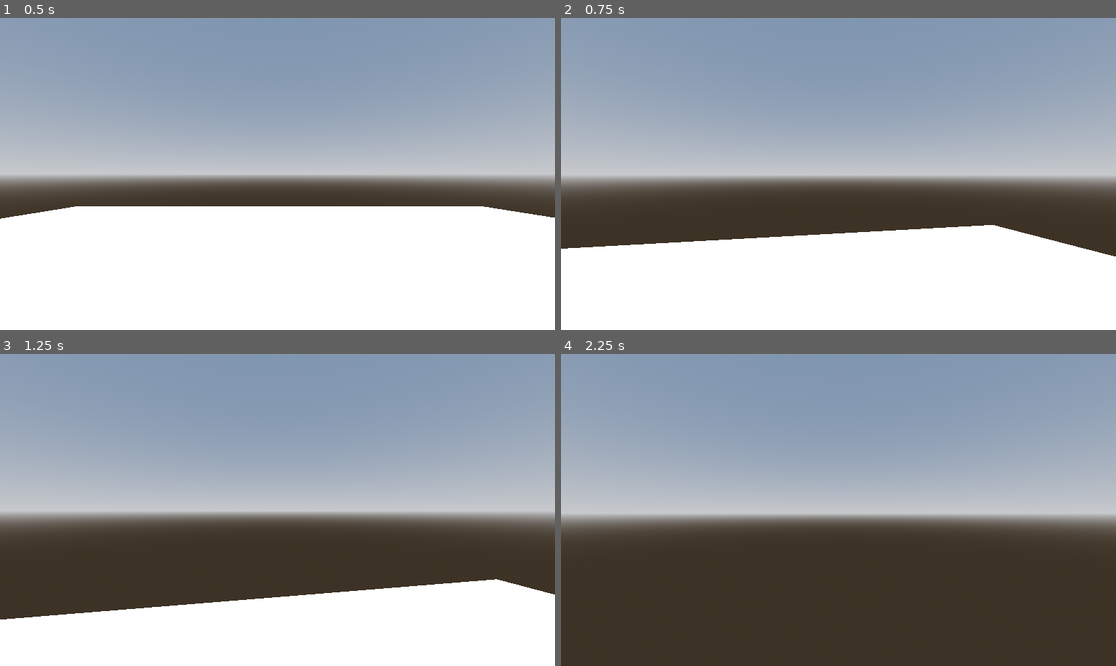
Above: before the commit, frames 1-4 (two rows, left to right).
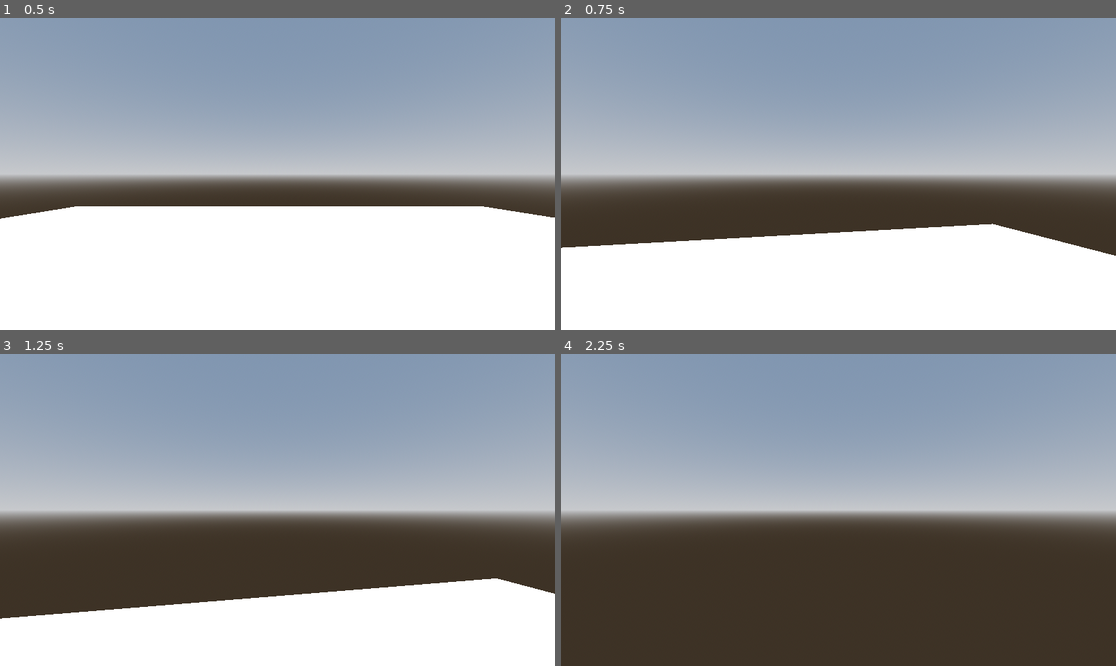
Above: after the commit, the same moments.

Repository: MrDragonMister/Raid_And_Rescue
Game: Godot game, scene res://node.tscn
The game is run twice, just before and just after one commit, with the same random seed, the same clock (stepped at 60 frames per second) and the same inputs.
Inputs (mouse positions are in pixels of both pictures, inside the frame that each line leads up to):
- Up to frame 1 (0.5 s): no input
- Up to frame 2 (0.75 s): tap Enter (ui_accept) at 0.5 s; move the mouse to (866, 174) at 0.52 s; hold Up (ui_up) from 0.53 s (still down)
- Up to frame 3 (1.25 s): keep holding Up (ui_up); tap Enter (ui_accept) at 0.77 s
- Up to frame 4 (2.25 s): keep holding Up (ui_up); move the mouse to (810, 510) at 1.27 s; tap Enter (ui_accept) at 1.52 s; move the mouse to (849, 503) at 2.02 s

Frame 1 is identical in both runs. In frame 2, 0.3% of the frame differs, in the area x 0-100%, y 65-77%; in frame 3, 0.3%; in frame 4, 2.8%, in the area x 0-100%, y 50-54%.

Commit message:
3rd person cam
mouse is inverted...

Diff:
--- a/Player.gd
+++ b/Player.gd
@@ -7,6 +7,7 @@
 
 
 @onready var head: Node3D = $Head
+@onready var campoint: Node3D = $Head/Campoint
 @onready var camera1: Camera3D = $Head/Camera3D
 @onready var camera2: Camera3D = $Head/Campoint/Camera3D2
 @onready var player: CharacterBody3D = $"."
@@ -37,8 +38,10 @@
 func _unhandled_input(event: InputEvent) -> void:
 	if event is InputEventMouseMotion:
 		player.rotate_y(-event.relative.x * SENSITIVITY)
-		active_camera.rotate_x(-event.relative.y * SENSITIVITY)
-		active_camera.rotation.x = clamp(active_camera.rotation.x, deg_to_rad(-40), deg_to_rad(60))
+		campoint.rotate_x(-event.relative.y * SENSITIVITY)
+		campoint.rotation.x = clamp(campoint.rotation.x, deg_to_rad(-40), deg_to_rad(60))
+		#active_camera.rotate_x(-event.relative.y * SENSITIVITY)
+		#active_camera.rotation.x = clamp(active_camera.rotation.x, deg_to_rad(-40), deg_to_rad(60))
 
 
 func _physics_process(delta: float) -> void:
